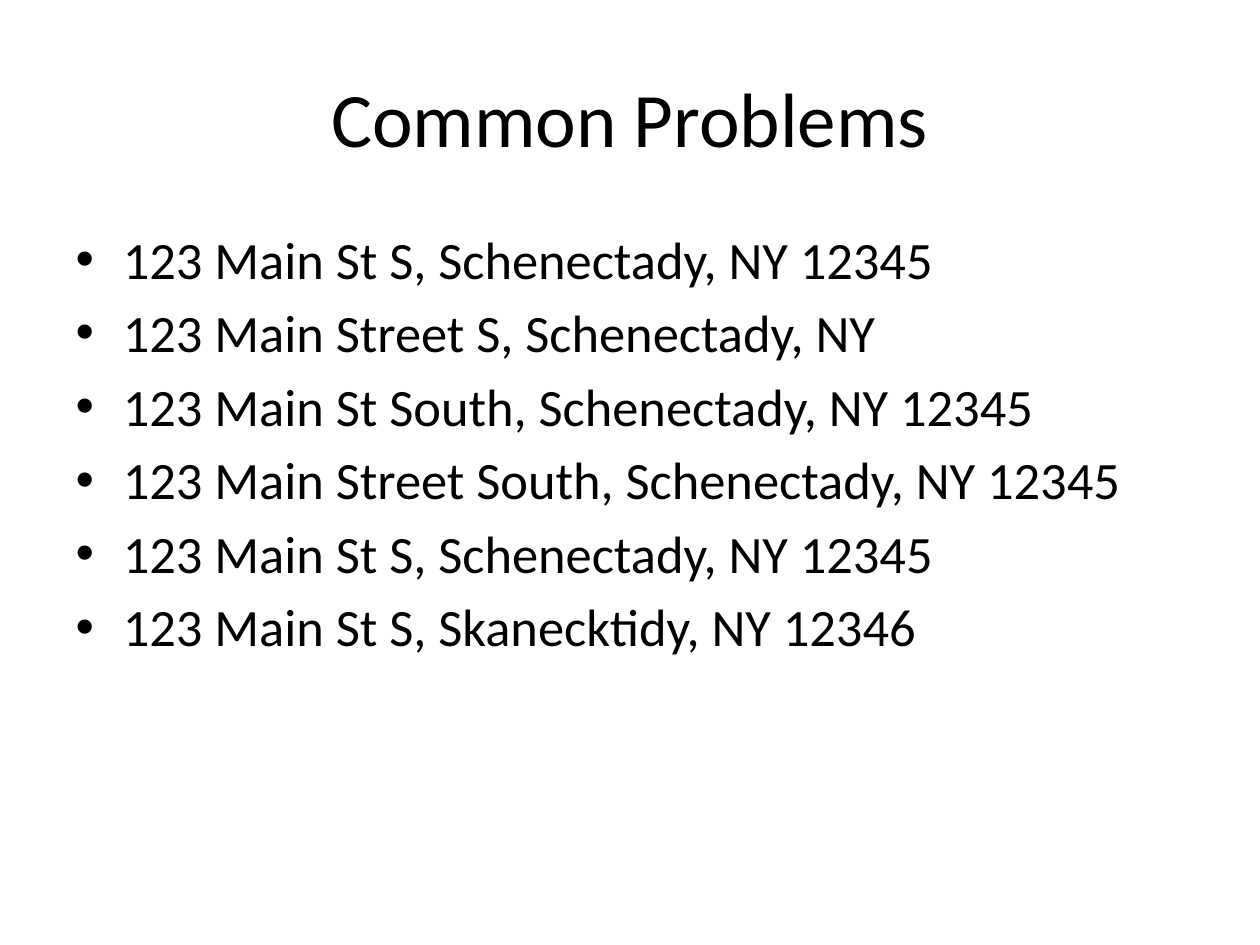
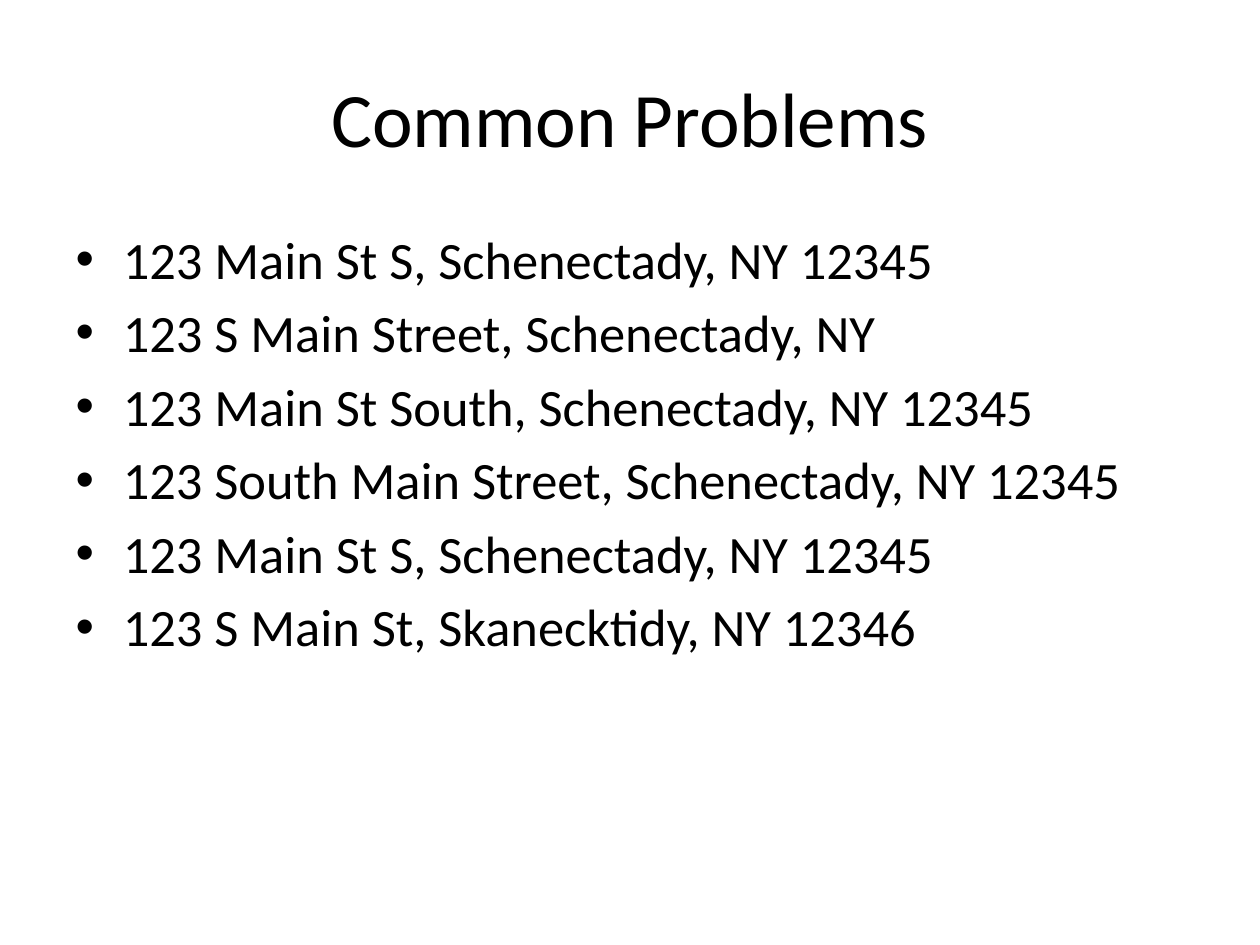
Before and after one commit to brianlong/street_address, a slide deck: slide 2 of presentations/street_addresses.pptx. Drawn at 1260x945 pixels with LibreOffice and Linux fonts; fonts in the diff are those of the drawing. Boxes give left, top, right and bottom in pixels: in the first picture for what was removed or moved away, otherwise in the second. Text is boxed around its words. In the diff, an @@ line names an element or a change of style, - is before the commit and + after.

```diff
--- a/presentations/street_addresses.pptx
+++ b/presentations/street_addresses.pptx
@@ text at (123, 315, 875, 361): text changed @@
-• 123 Main Street S, Schenectady, NY
+• 123 S Main Street, Schenectady, NY
@@ text at (123, 462, 1120, 508): text changed @@
-• 123 Main Street South, Schenectady, NY 12345
+• 123 South Main Street, Schenectady, NY 12345
@@ text at (123, 609, 916, 655): text changed @@
-• 123 Main St S, Skanecktidy, NY 12346
+• 123 S Main St, Skanecktidy, NY 12346
```
Also in this commit, not shown: 4 other slides changed.
